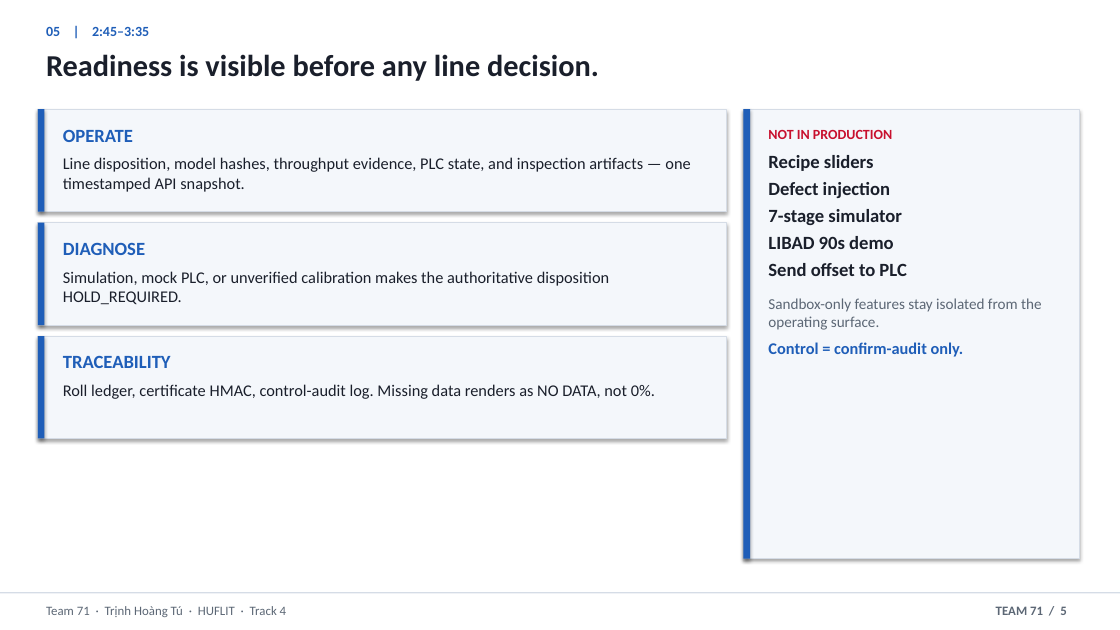
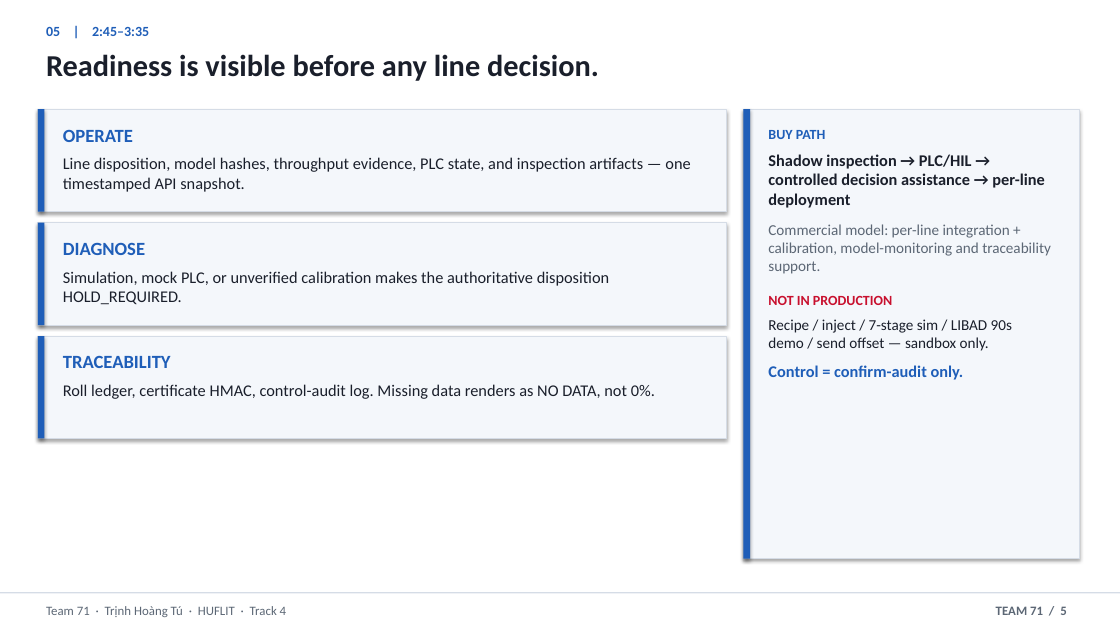
Before and after one commit to thtcsec/securecoating-vision, a slide deck: slide 5 of SecureCoating-Vision_Final_Defense_6min.pptx. Drawn at 1120x630 pixels with LibreOffice and Linux fonts; fonts in the diff are those of the drawing. Boxes give left, top, right and bottom in pixels: in the first picture for what was removed or moved away, otherwise in the second. Text is boxed around its words. In the diff, an @@ line names an element or a change of style, - is before the commit and + after.

```diff
--- a/SecureCoating-Vision_Final_Defense_6min.pptx
+++ b/SecureCoating-Vision_Final_Defense_6min.pptx
@@ text at (768,130,1051,274): paragraphs added @@
+BUY PATH
+Shadow inspection → PLC/HIL → controlled decision assistance → per-line deployment
+Commercial model: per-line integration + calibration, model-monitoring and traceability support.
@@ text at (768,319,1012,351): text changed; size 16 to 13 pt; bold off @@
-Recipe sliders
-Defect injection
-7-stage simulator
-LIBAD 90s demo
-Send offset to PLC
-Sandbox-only features stay isolated from the operating surface.
+Recipe / inject / 7-stage sim / LIBAD 90s demo / send offset — sandbox only.
```
Also in this commit, not shown: 3 other slides changed, 7 other files.
